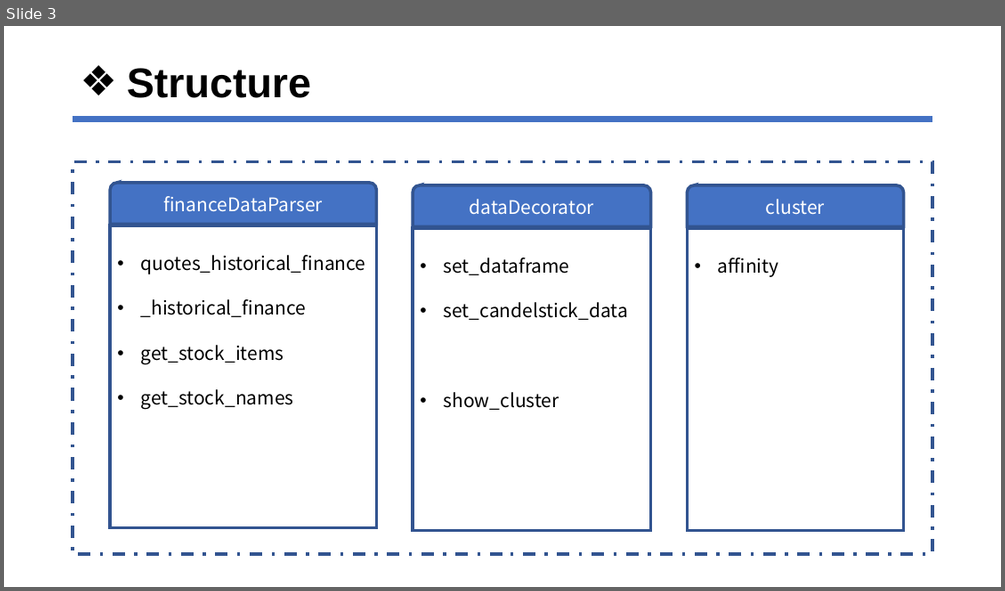
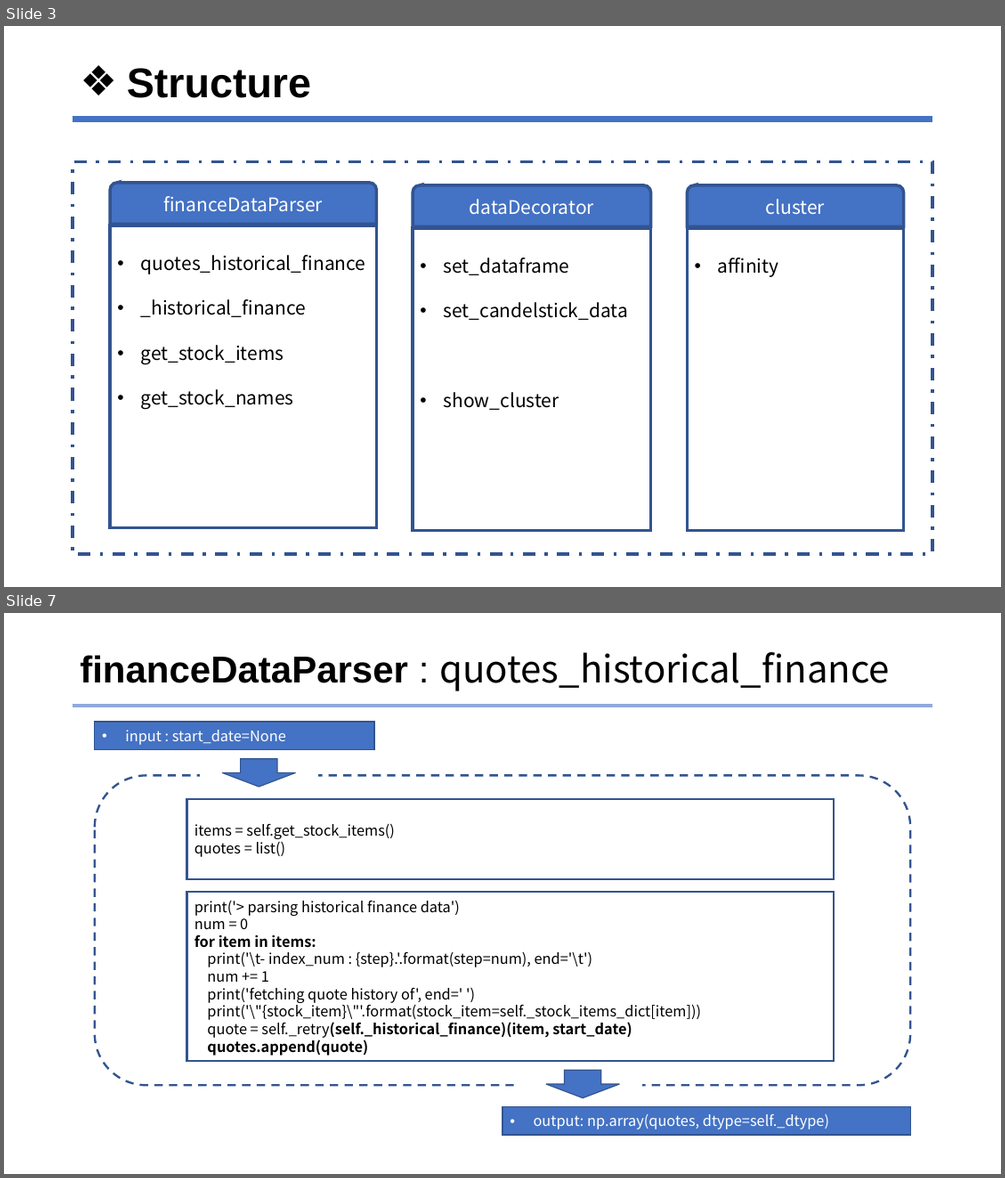
Before and after one commit to jhyun0919/skku_python_proj, a slide deck: etc/skku_term_proj.pptx. Shown one above the other, each under a label of ours: slide 3 before the commit, slides 3 and 7 after it; the slides between them are not shown. The pictures are 1005x591 and 1005x1178 pixels, drawn with LibreOffice and Linux fonts; fonts in the diff are those of the drawing. Boxes give left, top, right and bottom in pixels: in the first picture for what was removed or moved away, otherwise in the second. Text is boxed around its words. In the diff, an @@ line names an element or a change of style, - is before the commit and + after.

```diff
--- a/etc/skku_term_proj.pptx
+++ b/etc/skku_term_proj.pptx
@@ slide 7 added at bbox=[4, 613, 1001, 1174], background #FFFFFF @@
@@ title added at bbox=[80, 652, 890, 691], 36 pt, text #000000 @@
+financeDataParser : quotes_historical_finance
@@ line added from (73, 706) to (933, 706), #8FAADC 3.16 pt @@
@@ rectangle added at bbox=[95, 722, 374, 749], fill #4472C4, outline #325491 1 pt, 14 pt, text #FFFFFF @@
+• input : start_date=None
@@ rectangle added at bbox=[200, 764, 317, 782], fill #FFFFFF, outline #FFFFFF 1 pt @@
@@ down arrow added at bbox=[222, 759, 296, 787], fill #4472C4, outline #325491 1 pt @@
@@ rounded rectangle added at bbox=[95, 775, 910, 1085], outline #325491 2 pt dashed @@
@@ rectangle added at bbox=[187, 799, 834, 880], outline #325491 2 pt, 14 pt, text #000000 @@
+items = self.get_stock_items()
+quotes = list()
@@ rectangle added at bbox=[187, 892, 834, 1061], outline #325491 2 pt, 14 pt, text #000000 @@
+print('> parsing historical finance data')
+num = 0
+for item in items:
+print('\t- index_num : {step}.'.format(step=num), end='\t')
+num += 1
+print('fetching quote history of', end=' ')
+print('\"{stock_item}\"'.format(stock_item=self._stock_items_dict[item]))
+quote = self._retry(self._historical_finance)(item, start_date)
+quotes.append(quote)
@@ rectangle added at bbox=[518, 1076, 636, 1094], fill #FFFFFF, outline #FFFFFF 1 pt @@
@@ rectangle added at bbox=[525, 1076, 642, 1090], fill #FFFFFF, outline #FFFFFF 1 pt @@
@@ down arrow added at bbox=[546, 1070, 619, 1097], fill #4472C4, outline #325491 1 pt @@
@@ rectangle added at bbox=[502, 1107, 910, 1135], fill #4472C4, outline #325491 1 pt, 14 pt, text #FFFFFF @@
+• output: np.array(quotes, dtype=self._dtype)
```
Also in this commit, not shown: 8 slides changed, 10 other slides added, 5 slides removed, 4 other files.
